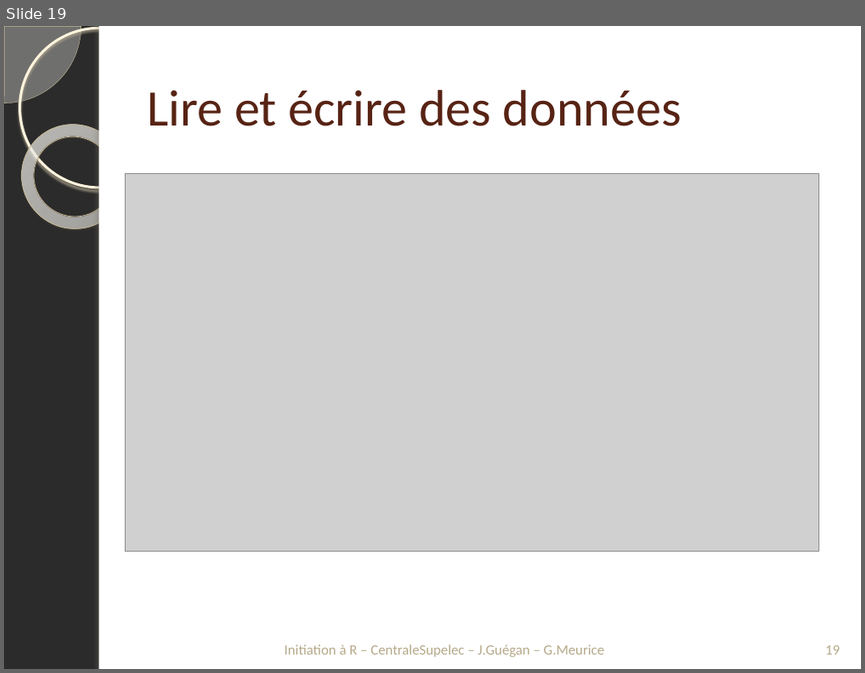
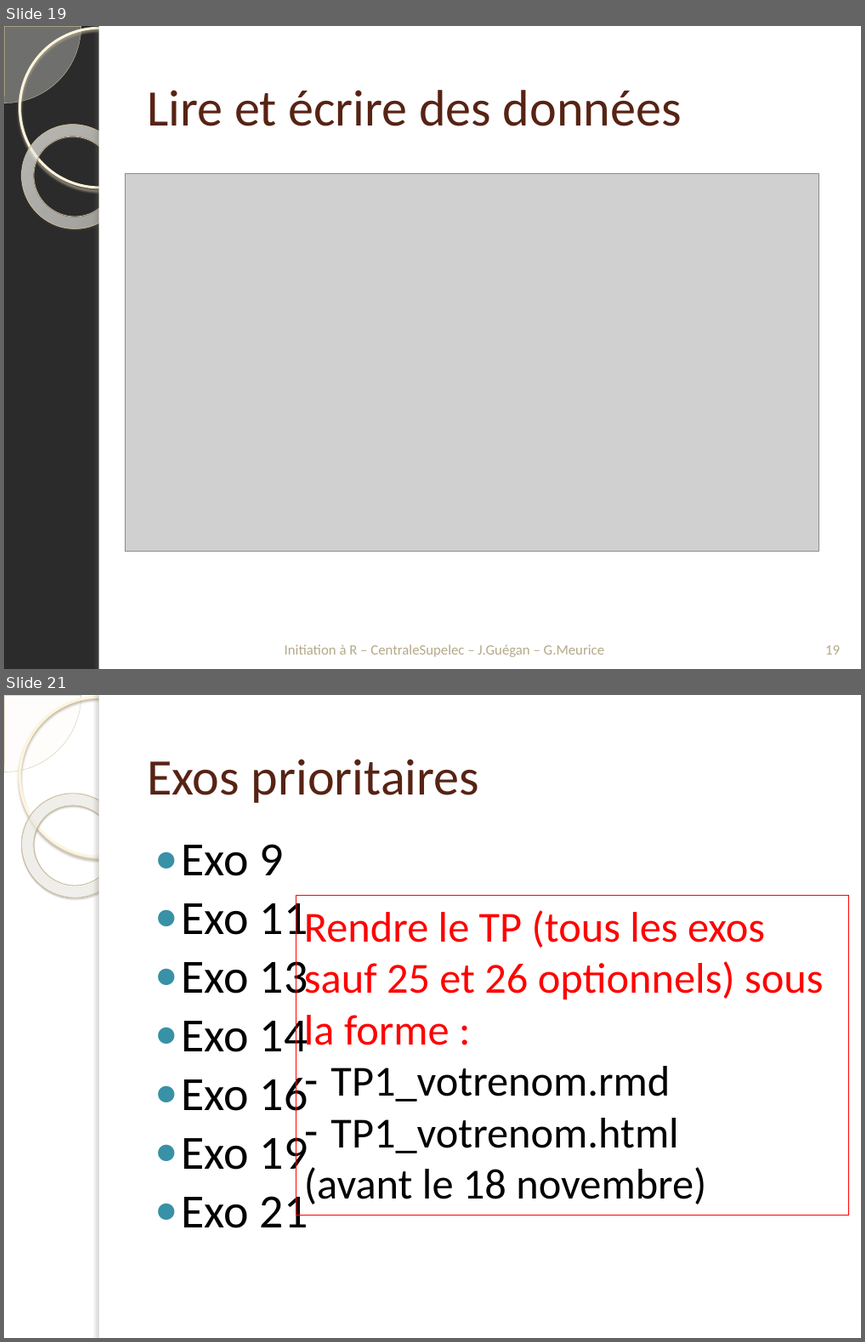
Before and after one commit to PF-BB/CentraleSupelec-R-genomics, a slide deck: docs/source/TP1/TP1_20161027_introR.pptx. Shown one above the other, each under a label of ours: slide 19 before the commit, slides 19 and 21 after it; the slides between them are not shown. The pictures are 865x673 and 865x1342 pixels, drawn with LibreOffice and Linux fonts; fonts in the diff are those of the drawing; grey boxes stand for pictures; background and template pictures are left out; a plain dark background stands for a picture behind light text. Boxes give left, top, right and bottom in pixels: in the first picture for what was removed or moved away, otherwise in the second. Text is boxed around its words. In the diff, an @@ line names an element or a change of style, - is before the commit and + after.

```diff
--- a/docs/source/TP1/TP1_20161027_introR.pptx
+++ b/docs/source/TP1/TP1_20161027_introR.pptx
@@ slide 21 added at box(4, 695, 861, 1338), background picture (left out); not listed: 5 template elements that a slide beside it also shows @@
@@ title added at box(147, 759, 480, 803), 43 pt, text #572314 @@
+Exos prioritaires
@@ text added at box(182, 844, 308, 1228), 40 pt, text #000000 @@
+● Exo 9
+● Exo 11
+● Exo 13
+● Exo 14
+● Exo 16
+● Exo 19
+● Exo 21
@@ rectangle added at box(296, 895, 849, 1215), outline #FF0000 0.75 pt, 36 pt, text #FF0000 @@
+Rendre le TP (tous les exos sauf 25 et 26 optionnels) sous la forme :
+– TP1_votrenom.rmd
+– TP1_votrenom.html
+(avant le 18 novembre)
```
Also in this commit, not shown: 1 other slide added, 1 other file.
